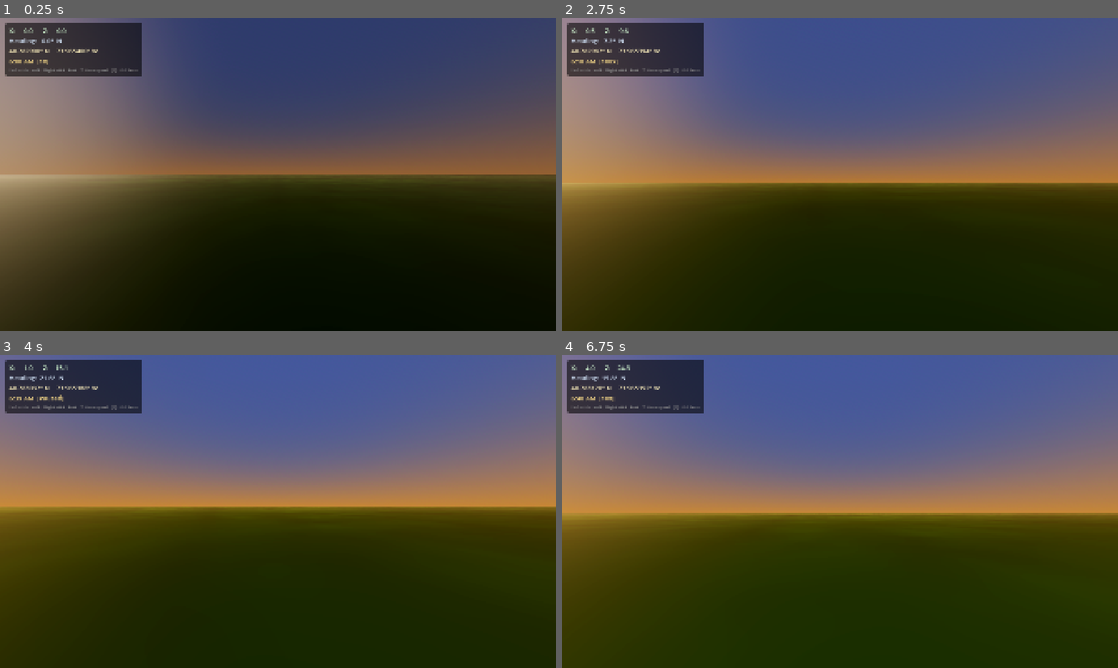
Above: before the commit, frames 1-4 (two rows, left to right).
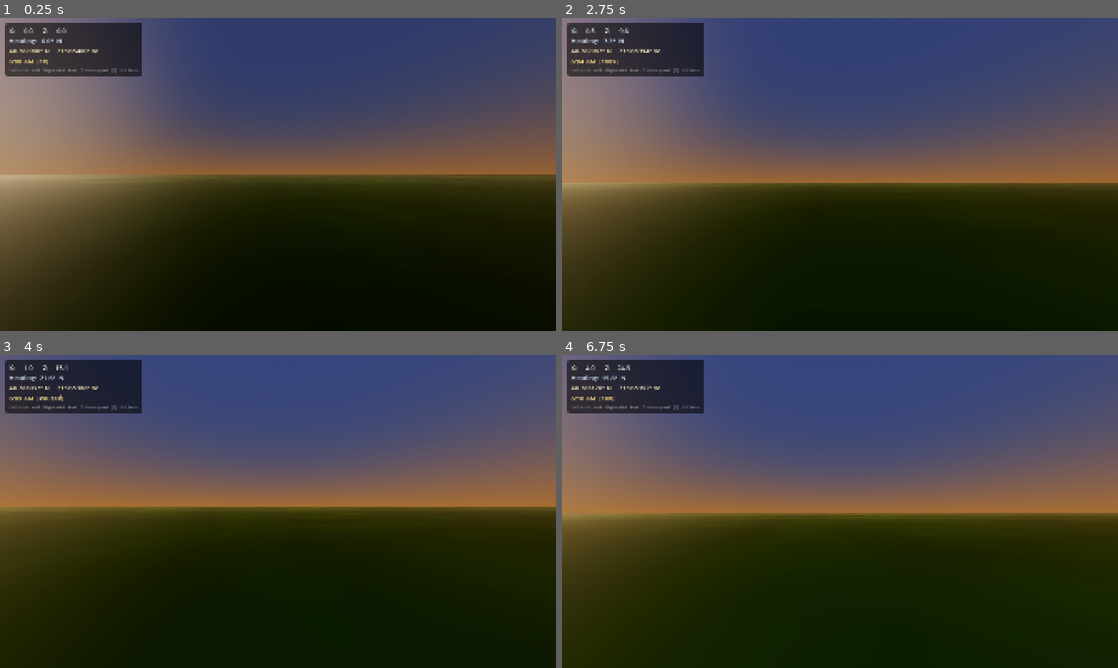
Above: after the commit, the same moments.

Repository: Central-Park-Walk/central-park-walk
Game: Godot game, scene res://main.tscn
The game is run twice, just before and just after one commit, with the same random seed, the same clock (stepped at 60 frames per second) and the same inputs.
Inputs (mouse positions are in pixels of both pictures, inside the frame that each line leads up to):
- Up to frame 1 (0.25 s): no input
- Up to frame 2 (2.75 s): tap Enter at 0.5, 2 s; move the mouse to (867, 174) at 0.52 s; hold W from 0.53 s (still down); tap T at 0.6, 2.1 s; tap Space at 1.25 s; move the mouse to (812, 174) at 1.27 s; tap F at 1.35 s; move the mouse to (851, 168) at 2.02 s
- Up to frame 3 (4 s): keep holding W; tap Space at 2.75 s; move the mouse to (272, 517) at 2.77 s; tap F at 2.85 s; tap Enter at 3.5 s; move the mouse to (316, 514) at 3.52 s; tap T at 3.6 s
- Up to frame 4 (6.75 s): tap Space at 4.25 s; move the mouse to (795, 508) at 4.27 s; tap F at 4.35, 5.85 s; move the mouse to (845, 511) at 5.02 s; tap T at 5.1, 6.6 s; move the mouse to (817, 505) at 5.77 s; release W at 5.78 s; hold D 5.78-6.53 s; move the mouse to (867, 511) at 6.52 s; hold W from 6.53 s (still down)

The runs differ from the first frame. In frame 2, 3.0% of the frame differs, in the area x 2-100%, y 13-53%; in frame 3, 39%, in the area x 0-100%, y 0-51%; in frame 4, 39%.

Commit message:
Slow day/night cycle to reduce shadow quaking, remove ribbon overshoot
- Day/night speed 0.004→0.001 h/s (~400 min full cycle) so shadows
  move imperceptibly at 1x
- Remove path ribbon overshoot that caused dark paths jutting out
  at mixed-material junctions

Co-Authored-By: Claude Opus 4.6 <noreply@anthropic.com>

Diff:
--- a/main.gd
+++ b/main.gd
@@ -27,9 +27,9 @@
 # Day/night cycle
 # ---------------------------------------------------------------------------
 var _time_of_day: float = 6.0        # hours [0..24), start at dawn
-var _time_speed: float  = 0.004      # game-hours per real-second (~100 min full cycle)
+var _time_speed: float  = 0.001      # game-hours per real-second (~400 min full cycle)
 var _time_speed_idx: int = 0
-const TIME_SPEEDS: Array = [0.004, 0.04, 0.4, 0.0]
+const TIME_SPEEDS: Array = [0.001, 0.01, 0.1, 0.0]
 const TIME_SPEED_NAMES: Array = ["1x", "10x", "100x", "Paused"]
 
 var _env: Environment
--- a/park_loader.gd
+++ b/park_loader.gd
@@ -527,23 +527,6 @@
 		var n_pts := pts.size()
 		if n_pts < 2:
 			continue
-
-		# Extend ribbon past endpoints to cover junction gaps
-		var overshoot := width * 0.6
-		var fx0 := float(pts[0][0]); var fz0 := float(pts[0][2]); var fy0 := float(pts[0][1])
-		var sx0 := float(pts[1][0]); var sz0 := float(pts[1][2])
-		var edx0 := fx0 - sx0; var edz0 := fz0 - sz0
-		var ed0 := sqrt(edx0 * edx0 + edz0 * edz0)
-		if ed0 > 0.01:
-			pts.insert(0, [fx0 + edx0 / ed0 * overshoot, fy0, fz0 + edz0 / ed0 * overshoot])
-		var li := pts.size() - 1
-		var lx1 := float(pts[li][0]); var lz1 := float(pts[li][2]); var ly1 := float(pts[li][1])
-		var sx1 := float(pts[li - 1][0]); var sz1 := float(pts[li - 1][2])
-		var edx1 := lx1 - sx1; var edz1 := lz1 - sz1
-		var ed1 := sqrt(edx1 * edx1 + edz1 * edz1)
-		if ed1 > 0.01:
-			pts.append([lx1 + edx1 / ed1 * overshoot, ly1, lz1 + edz1 / ed1 * overshoot])
-		n_pts = pts.size()
 
 		# Build continuous ribbon with averaged normals at each vertex.
 		# This eliminates triangular gaps at curves.
